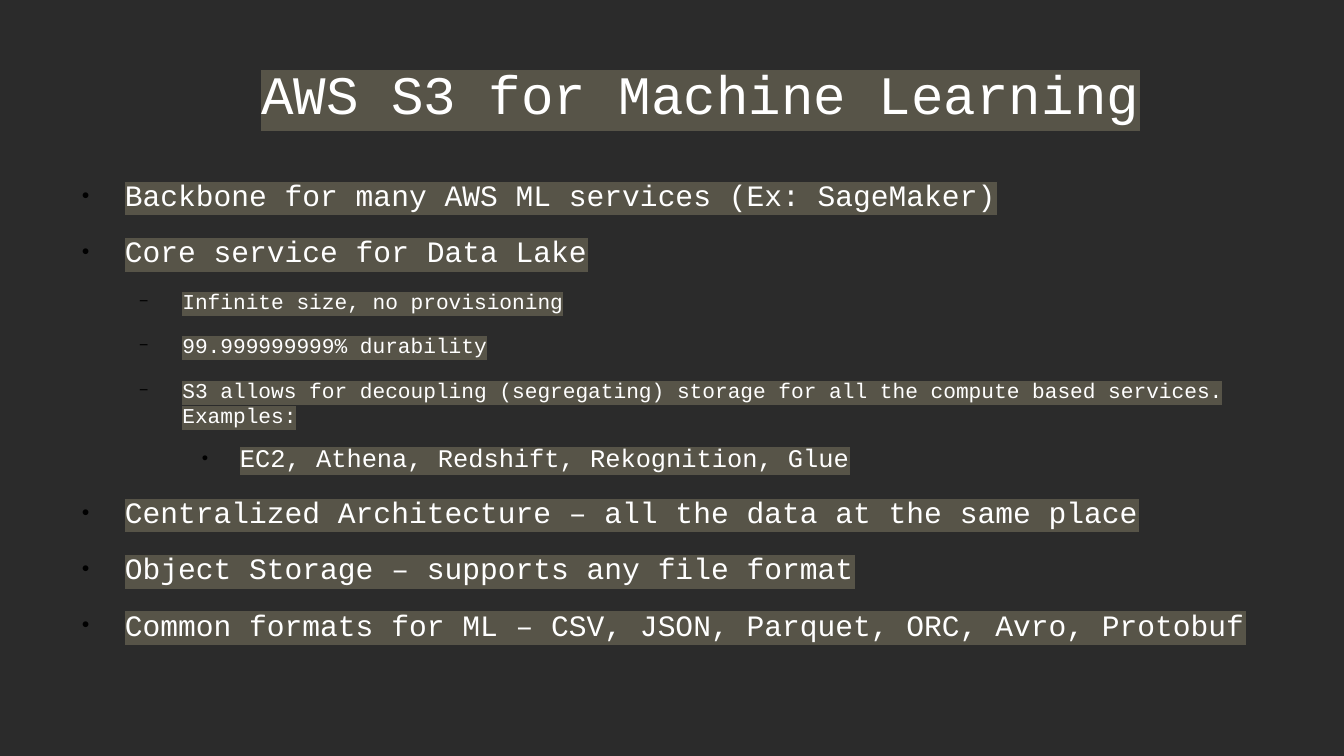
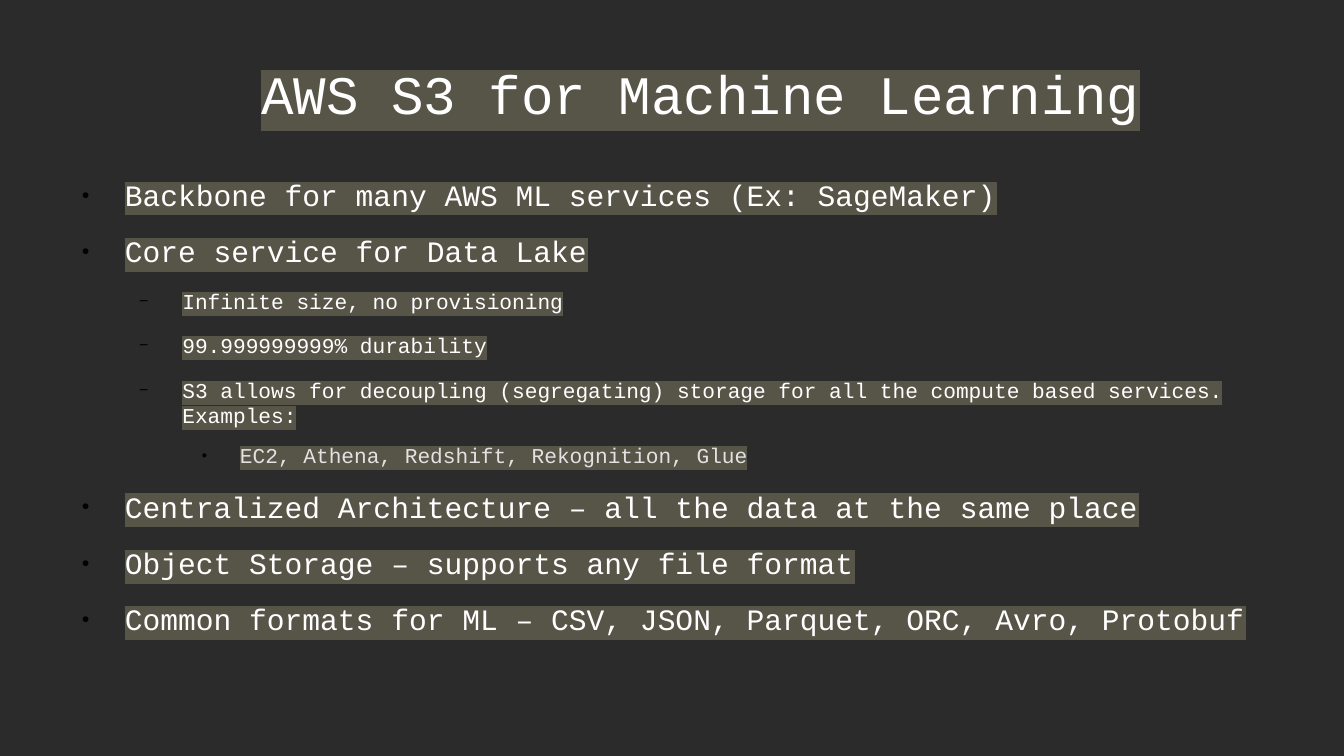
Before and after one commit to Anshul-GH/AWS_ML_Certification, a slide deck: slide 12 of AWS_Certified_ML_Certification_Deck.odp. Drawn at 1344x756 pixels with LibreOffice and Linux fonts; fonts in the diff are those of the drawing; background and template pictures are left out; a plain dark background stands for a picture behind light text. Boxes give left, top, right and bottom in pixels: in the first picture for what was removed or moved away, otherwise in the second. Text is boxed around its words. In the diff, an @@ line names an element or a change of style, - is before the commit and + after.

```diff
--- a/AWS_Certified_ML_Certification_Deck.odp
+++ b/AWS_Certified_ML_Certification_Deck.odp
@@ text at (240,448,748,470): size 15 to 12.5 pt, text colour #FFFFFF to #E2E2E2 in "EC2, Athena, Redshift, Rekognition, Glue" @@
```
Also in this commit, not shown: 1 other slide changed, 3 slides added, 1 other file.
